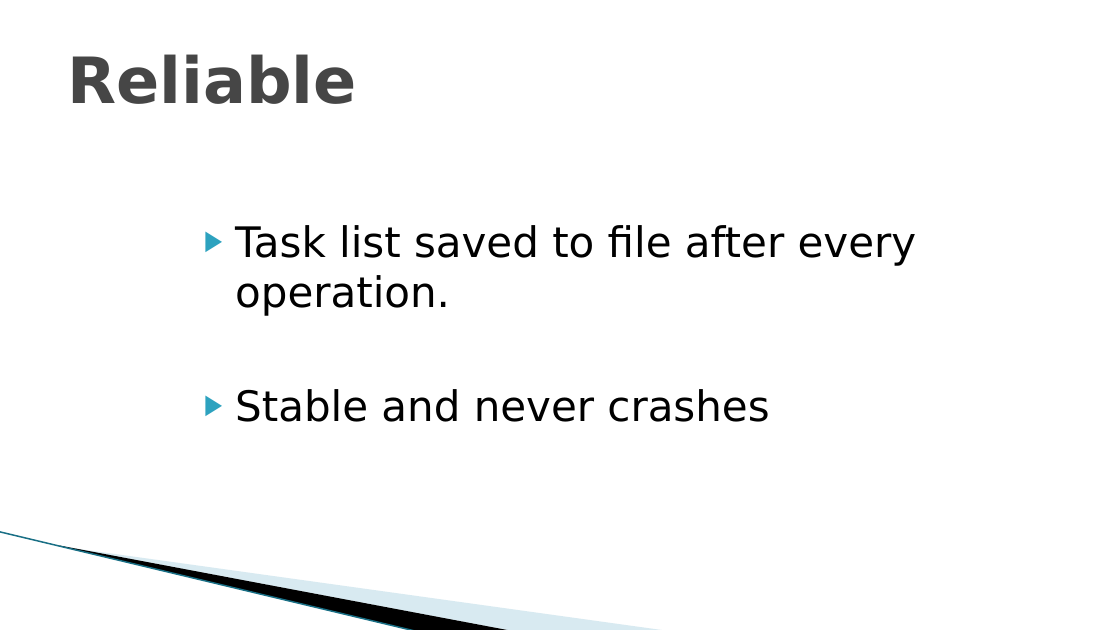
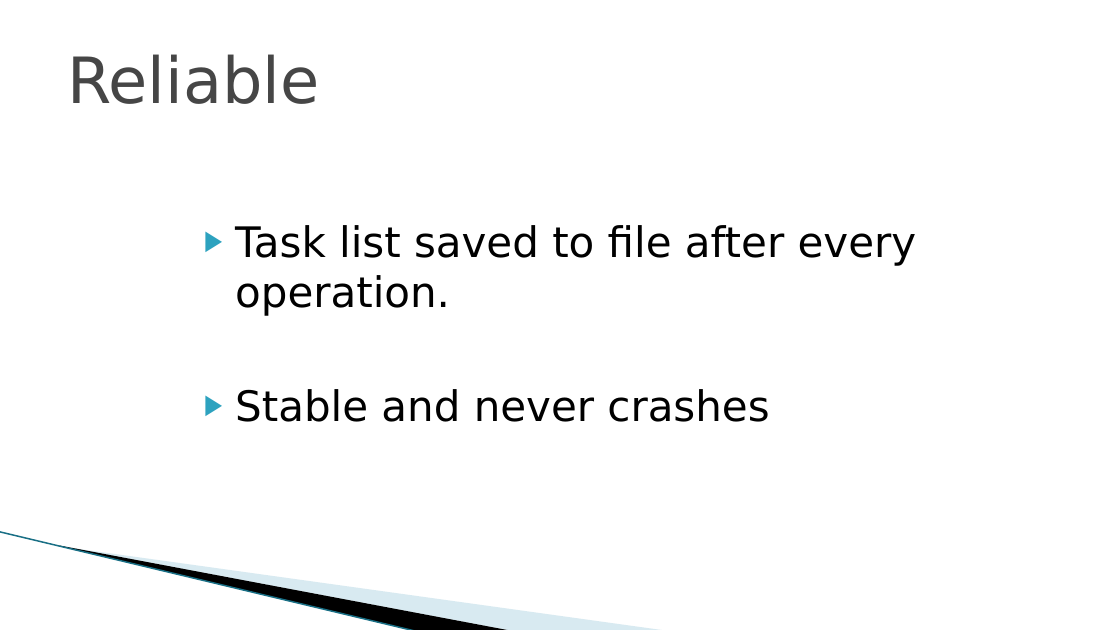
Before and after one commit to riwu/CS2101, a slide deck: slide 11 of WURI OP2.pptx. Drawn at 1120x630 pixels with LibreOffice and Linux fonts; fonts in the diff are those of the drawing; background and template pictures are left out. Boxes give left, top, right and bottom in pixels: in the first picture for what was removed or moved away, otherwise in the second. Text is boxed around its words. In the diff, an @@ line names an element or a change of style, - is before the commit and + after.

```diff
--- a/WURI OP2.pptx
+++ b/WURI OP2.pptx
@@ title "Reliable" at box(67, 54, 319, 104): bold off @@
```
Also in this commit, not shown: 5 other slides changed, 1 other file.
